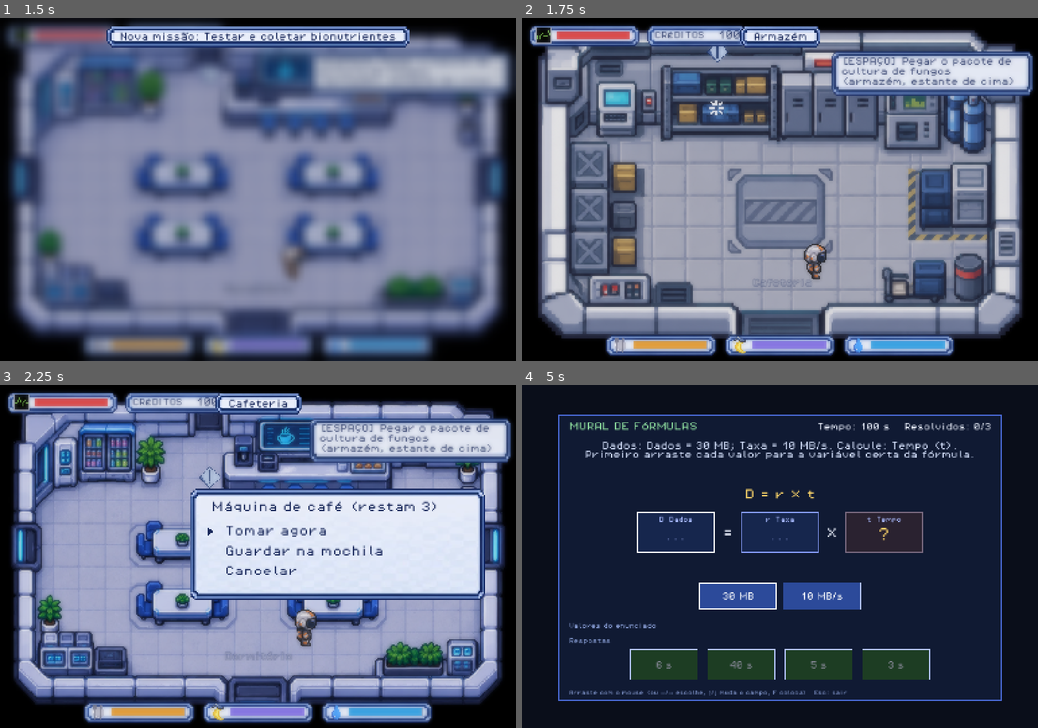
Above: before the commit, frames 1-4 (two rows, left to right).
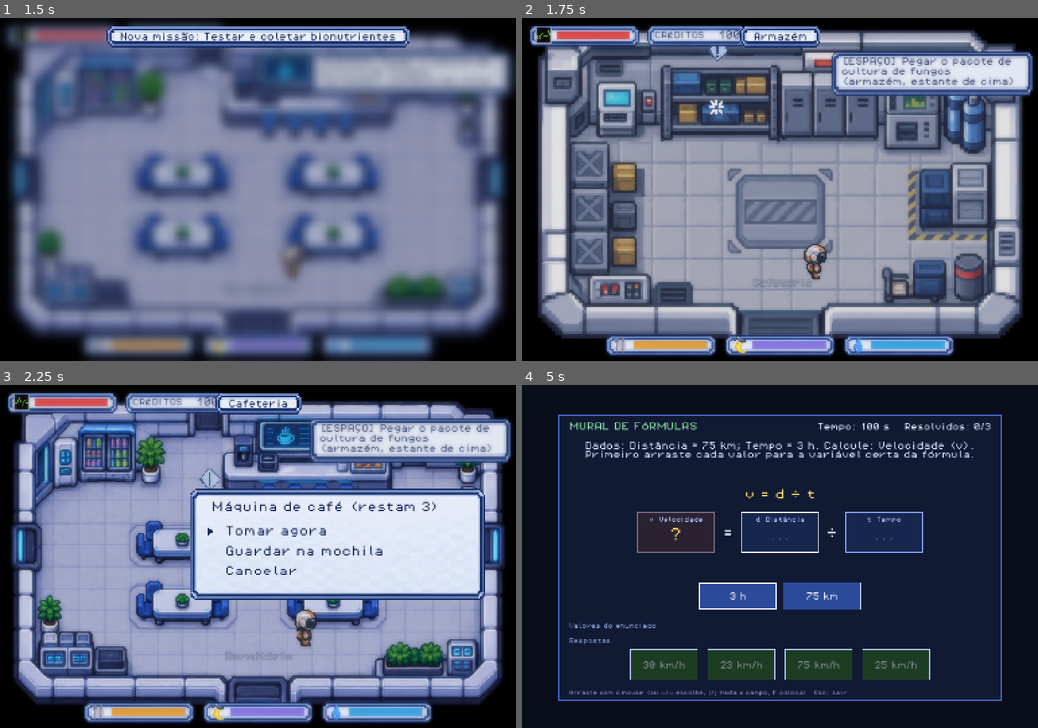
Above: after the commit, the same moments.

Repository: thallesgsrv/nasa-space-apps
Game: Godot game, scene res://tests/run_tests.tscn
Two runs of this game, one before a commit and one after it. Both use one fixed random seed, a clock stepped at 60 frames per second and the inputs below. This scene is started directly instead of the project's main scene. Video files are missing from this copy of the repository; at most half a second of black plays in their place. Sound files missing from this copy of the repository are replaced by a short silence.
Inputs (mouse positions are in pixels of both pictures, inside the frame that each line leads up to):
- Up to frame 1 (1.5 s): tap Enter at 0.5 s; move the mouse to (371, 172) at 0.52 s; hold D (move_right) 0.53-1.25 s; hold F (interact) 0.53-1.25 s; click (371, 172) at 0.67 s; tap Space at 0.77 s; drag from (154, 206) to (211, 72) at 1.27 s
- Up to frame 2 (1.75 s): no input
- Up to frame 3 (2.25 s): move the mouse to (309, 481) at 2.02 s; hold D (move_right) from 2.03 s (still down); hold V (objective) from 2.03 s (still down)
- Up to frame 4 (5 s): release D (move_right) at 2.75 s; release V (objective) at 2.75 s; drag from (754, 625) to (883, 498) at 2.77 s; move the mouse to (934, 607) at 3.52 s; hold A (move_left) 3.53-4.25 s; tap Enter at 3.6 s; tap Space at 3.77 s; drag from (625, 505) to (970, 611) at 4.27 s

Frame 1 is identical in both runs. In frame 2, less than 0.1% of the frame differs, in the area x 35-40%, y 8-29%; in frame 3, less than 0.1%; in frame 4, 5.4%, in the area x 12-88%, y 16-83%.

Commit message:
feat(ui): radar da nave mostra o alvo quando ha objeto perto
- RadarView: varredura animada (9 quadros); com asteroide visivel o sprite do alvo (gif de 4 quadros)
  aparece em cima do radar, mais ao centro quanto mais proximo; sem viagem fica o octogono parado
- no painel da viagem (HUD do astronauta) e no mapa espacial

Diff:
--- /dev/null
+++ b/assets/ui/radar_blip_frames.tres
@@ -0,0 +1,27 @@
+[gd_resource type="SpriteFrames" format=3]
+
+[ext_resource type="Texture2D" path="res://assets/ui/radar/blip_0.png" id="1"]
+[ext_resource type="Texture2D" path="res://assets/ui/radar/blip_1.png" id="2"]
+[ext_resource type="Texture2D" path="res://assets/ui/radar/blip_2.png" id="3"]
+[ext_resource type="Texture2D" path="res://assets/ui/radar/blip_3.png" id="4"]
+
+[resource]
+animations = [{
+"frames": [
+{
+"duration": 1.0,
+"texture": ExtResource("1")
+}, {
+"duration": 1.0,
+"texture": ExtResource("2")
+}, {
+"duration": 1.0,
+"texture": ExtResource("3")
+}, {
+"duration": 1.0,
+"texture": ExtResource("4")
+}],
+"loop": true,
+"name": &"default",
+"speed": 4.0
+}]
--- /dev/null
+++ b/scripts/ui/radar_view.gd
@@ -0,0 +1,62 @@
+extends Node2D
+class_name RadarView
+## Radar da nave (assets/ui/radar_frames.tres: octogono com varredura). Quando ha um objeto perto
+## (asteroide visivel) o sprite do alvo (assets/ui/radar_blip_frames.tres) aparece em cima do radar,
+## mais perto do centro quanto mais proximo o objeto. Sem viagem: octogono parado (radar.base).
+
+const BASE := preload("res://assets/ui/radar/base.png")
+const RADIUS_PX := 6.0      # raio util do radar, em pixels da arte (16x16)
+
+var _sweep: AnimatedSprite2D
+var _idle: Sprite2D
+var _blip: AnimatedSprite2D
+var _radar_scale := 1.0
+
+
+func setup(radar_scale: float) -> void:
+	_radar_scale = radar_scale
+	texture_filter = CanvasItem.TEXTURE_FILTER_NEAREST
+	_idle = Sprite2D.new()
+	_idle.texture = BASE
+	_idle.scale = Vector2.ONE * radar_scale
+	add_child(_idle)
+	_sweep = AnimatedSprite2D.new()
+	_sweep.sprite_frames = load("res://assets/ui/radar_frames.tres")
+	_sweep.scale = Vector2.ONE * radar_scale
+	add_child(_sweep)
+	_blip = AnimatedSprite2D.new()
+	_blip.sprite_frames = load("res://assets/ui/radar_blip_frames.tres")
+	_blip.scale = Vector2.ONE * radar_scale * 0.25
+	_blip.visible = false
+	add_child(_blip)
+	set_state(false, -1.0, 0.0)
+
+
+## active: radar ligado (viagem); dist: 0..1 (0 = em cima da nave, 1 = no limite) ou -1 = sem objeto;
+## angle: direcao do objeto (radianos).
+func set_state(active: bool, dist: float, angle: float) -> void:
+	_idle.visible = not active
+	_sweep.visible = active
+	if active:
+		if not _sweep.is_playing():
+			_sweep.play("default")
+	else:
+		_sweep.stop()
+	var show := active and dist >= 0.0
+	_blip.visible = show
+	if show:
+		if not _blip.is_playing():
+			_blip.play("default")
+		var d := lerpf(1.5, RADIUS_PX, clampf(dist, 0.0, 1.0)) * _radar_scale
+		_blip.position = Vector2(cos(angle), sin(angle)) * d
+
+
+## Estado do radar a partir da viagem atual (objeto = asteroide ja visivel).
+static func from_voyage() -> Dictionary:
+	if not Voyage.active:
+		return {"active": false, "dist": -1.0, "angle": 0.0}
+	if Voyage.asteroid_visible():
+		var eta := float(Voyage.asteroid["eta"])
+		var ang := fposmod(float(Voyage.asteroid.get("speed", 1.0)) * 37.0, TAU)
+		return {"active": true, "dist": clampf(eta / Voyage.SEE_ASTEROID_AT, 0.0, 1.0), "angle": ang}
+	return {"active": true, "dist": -1.0, "angle": 0.0}
--- a/scripts/ui/space_map.gd
+++ b/scripts/ui/space_map.gd
@@ -23,7 +23,7 @@
 var routes: Array = []
 var _sel := 0
 var _t := 0.0
-var _radar: AnimatedSprite2D
+var _radar: RadarView
 var _stars: Array = []
 
 
@@ -37,13 +37,10 @@
 	rng.seed = 4242
 	for i in 130:
 		_stars.append({"p": Vector2(rng.randf_range(60, VIEW.x - 60), rng.randf_range(160, VIEW.y - 80)), "s": rng.randf_range(2.0, 5.0), "ph": rng.randf() * TAU})
-	_radar = AnimatedSprite2D.new()
-	_radar.sprite_frames = load("res://assets/ui/radar_frames.tres")
-	_radar.texture_filter = CanvasItem.TEXTURE_FILTER_NEAREST
-	_radar.scale = Vector2(6, 6)
+	_radar = RadarView.new()
 	_radar.position = Vector2(VIEW.x - 170.0, 150.0)
 	add_child(_radar)
-	_radar.play("default")
+	_radar.setup(6.0)
 
 
 # ---------------------------------------------------------------- entrada
@@ -94,6 +91,8 @@
 
 func _process(delta: float) -> void:
 	_t += delta
+	var rs := RadarView.from_voyage()
+	_radar.set_state(bool(rs["active"]), float(rs["dist"]), float(rs["angle"]))
 	queue_redraw()
 
 
--- a/scripts/ui/ui.gd
+++ b/scripts/ui/ui.gd
@@ -103,6 +103,7 @@
 var _voyage: Control
 var _voyage_title: Label
 var _voyage_info: Label
+var _voyage_radar: RadarView
 var _voyage_bars: Dictionary = {}
 
 # fade (dormir)
@@ -1003,6 +1004,11 @@
 	_voyage_info = _label("", 16)
 	_voyage_info.position = Vector2(24, 44)
 	_voyage.add_child(_voyage_info)
+	# radar da nave: varredura animada; um alvo aparece em cima quando ha objeto perto
+	_voyage_radar = RadarView.new()
+	_voyage_radar.position = Vector2(356, 40)
+	_voyage.add_child(_voyage_radar)
+	_voyage_radar.setup(3.0)
 	var defs := [["energy", "ENERGIA", Color("e8c23a")], ["fuel", "COMBUSTÍVEL", Color("e07a3a")], ["progress", "PROGRESSO", Color("3ac28a")]]
 	for i in defs.size():
 		var d: Array = defs[i]
@@ -1081,6 +1087,8 @@
 	_voyage_bars["energy"].size.x = 150.0 * clampf(Voyage.energy, 0.0, 100.0) / 100.0
 	_voyage_bars["fuel"].size.x = 150.0 * clampf(Voyage.fuel, 0.0, 100.0) / 100.0
 	_voyage_bars["progress"].size.x = 150.0 * clampf(Voyage.progress, 0.0, 100.0) / 100.0
+	var rs := RadarView.from_voyage()
+	_voyage_radar.set_state(bool(rs["active"]), float(rs["dist"]), float(rs["angle"]))
 
 
 func _refresh_tracker() -> void:
--- a/tests/run_tests.gd
+++ b/tests/run_tests.gd
@@ -857,6 +857,17 @@
 		var tr_ := Rect2(UI._toast.position, UI._toast.size)
 		check(tr_.position.x >= 0.0 and tr_.end.x <= 1536.0, "aviso curto dentro da tela")
 		check(UI._toast_label.size.is_equal_approx(UI._toast.size) and UI._toast_label.get_minimum_size().y <= UI._toast.size.y, "texto do aviso cabe na caixa (min %s, caixa %s)" % [str(UI._toast_label.get_minimum_size()), str(UI._toast.size)])
+	# radar da nave: sem viagem fica parado; com asteroide visivel mostra o alvo (mais perto = mais ao centro)
+	GameState.reset()
+	var rs0 := RadarView.from_voyage()
+	check(not bool(rs0["active"]) and float(rs0["dist"]) < 0.0, "radar desligado sem viagem")
+	Voyage.start("Lua")
+	check(bool(RadarView.from_voyage()["active"]) and float(RadarView.from_voyage()["dist"]) < 0.0, "radar ligado, sem objeto perto")
+	Voyage.force_event("asteroid")
+	Voyage.asteroid["eta"] = 5.0
+	var rs1 := RadarView.from_voyage()
+	check(float(rs1["dist"]) >= 0.0 and float(rs1["dist"]) < 1.0, "radar mostra o asteroide visivel (dist %.2f)" % float(rs1["dist"]))
+	GameState.reset()
 	# voto do CML 1 em modo automatico segue a escolha
 	MissionState.reset()
 	GameState.reset()
Binary file added: assets/ui/radar/base.png
Not shown, added: assets/ui/radar/base.png.import
Binary file added: assets/ui/radar/blip_0.png
Not shown, added: assets/ui/radar/blip_0.png.import
Binary file added: assets/ui/radar/blip_1.png
Not shown, added: assets/ui/radar/blip_1.png.import
Binary file added: assets/ui/radar/blip_2.png
Not shown, added: assets/ui/radar/blip_2.png.import
Binary file added: assets/ui/radar/blip_3.png
Not shown, added: assets/ui/radar/blip_3.png.import
Not shown, added: scripts/ui/radar_view.gd.uid
